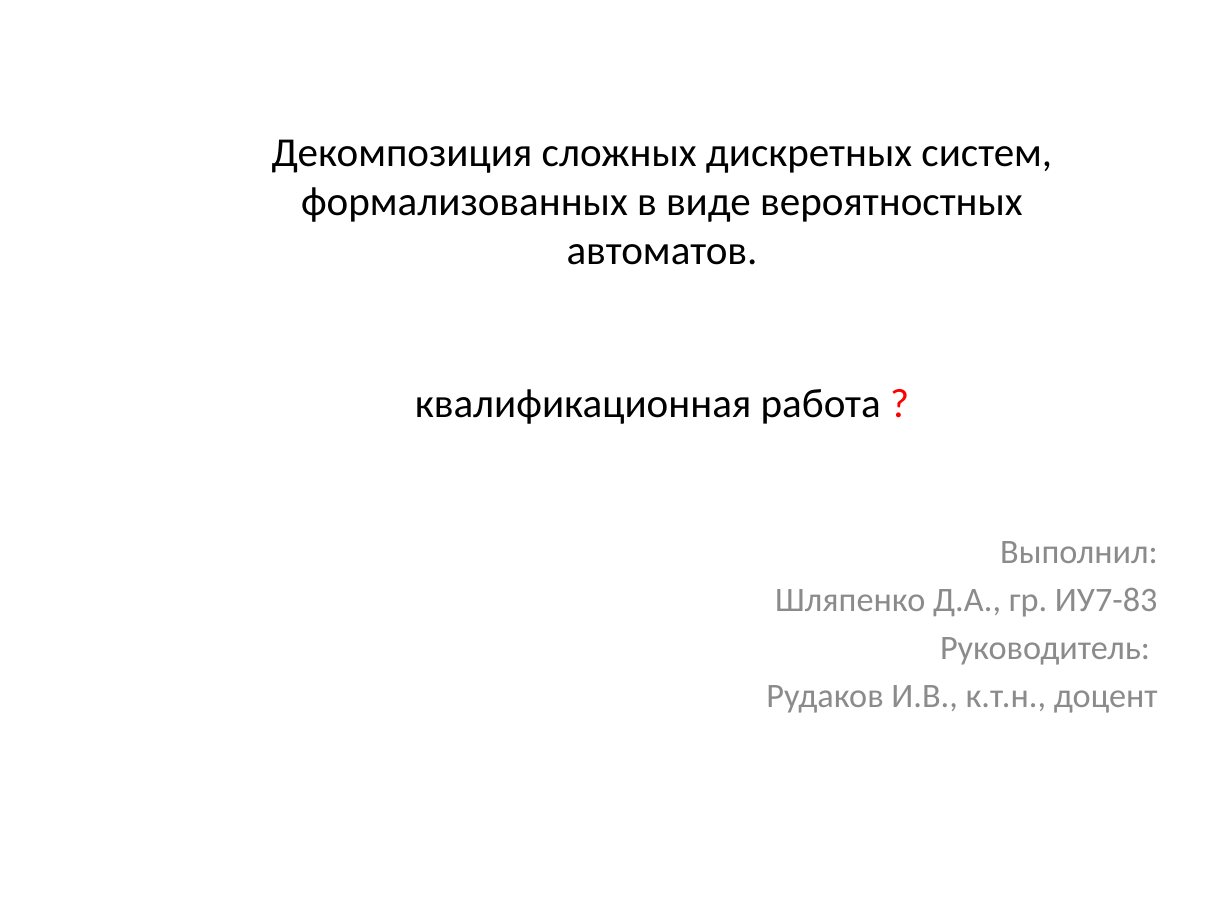
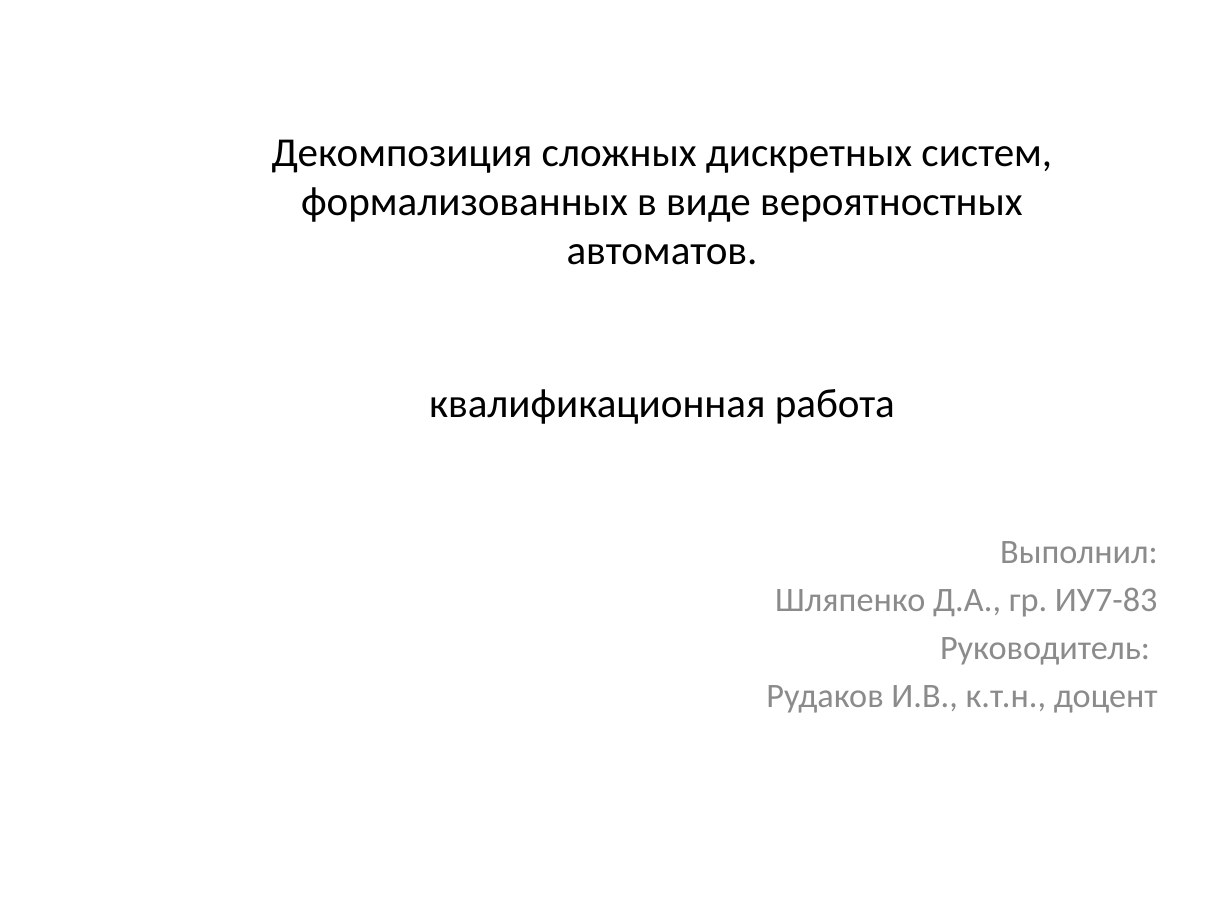
Before and after one commit to erad888/fsm-decompose, a slide deck: slide 1 of Презентация.pptx. Drawn at 1232x924 pixels with LibreOffice and Linux fonts; fonts in the diff are those of the drawing. Boxes give left, top, right and bottom in pixels: in the first picture for what was removed or moved away, otherwise in the second. Text is boxed around its words. In the diff, an @@ line names an element or a change of style, - is before the commit and + after.

```diff
--- a/Презентация.pptx
+++ b/Презентация.pptx
@@ text at [429, 389, 895, 424]: text changed @@
-квалификационная работа ?
+квалификационная работа
```
Also in this commit, not shown: 11 other files.
